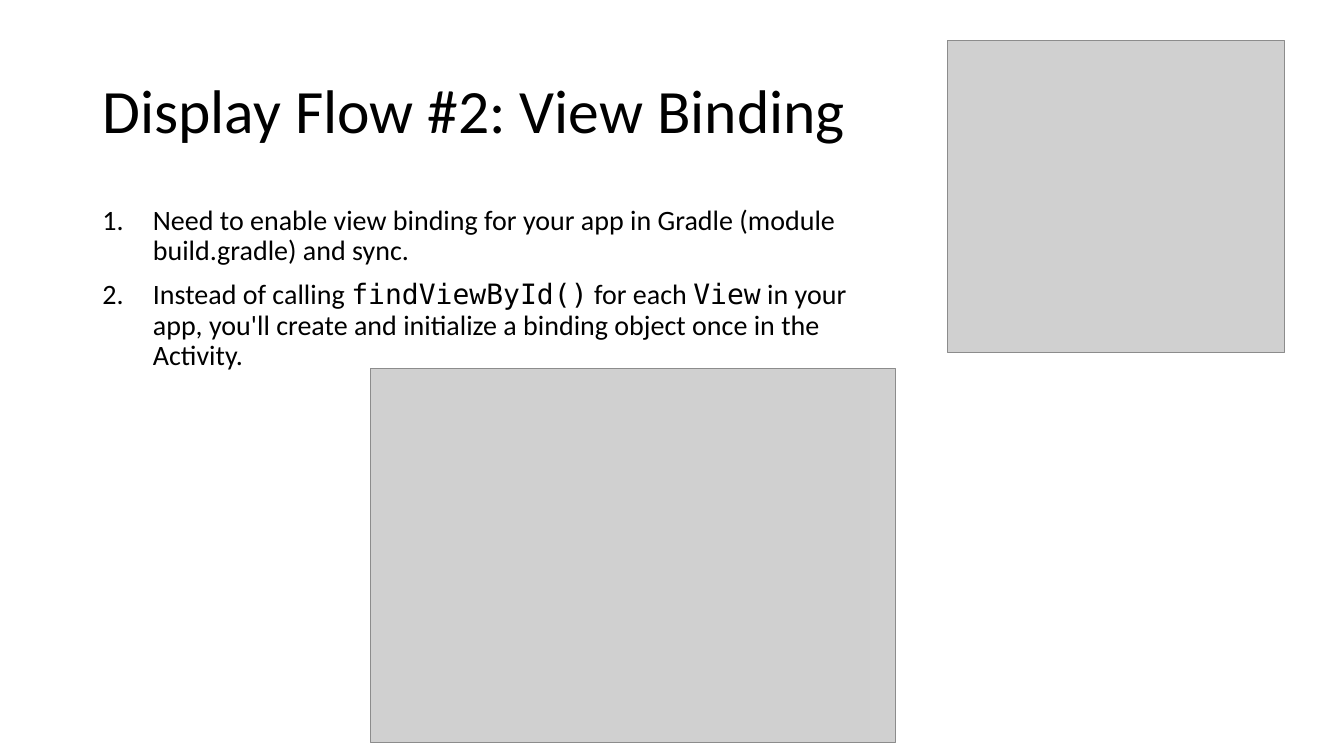
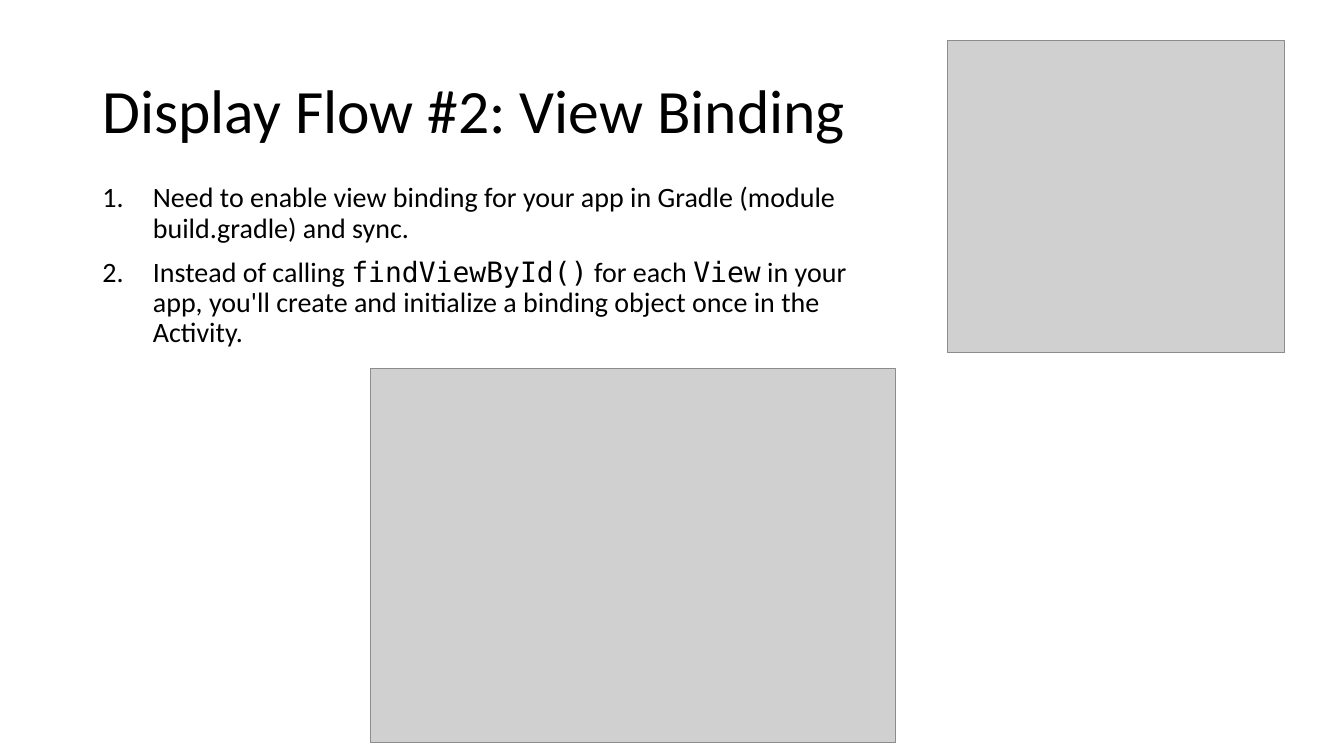
Before and after one commit to joellecorliss/Associate-Android-Developer, a slide deck: slide 47 of Android Basics in Kotlin.pptx (slide 44 before the commit). Drawn at 1344x756 pixels with LibreOffice and Linux fonts; fonts in the diff are those of the drawing; grey boxes stand for pictures. Boxes give left, top, right and bottom in pixels: in the first picture for what was removed or moved away, otherwise in the second. Text is boxed around its words. In the diff, an @@ line names an element or a change of style, - is before the commit and + after.

```diff
--- a/Android Basics in Kotlin.pptx
+++ b/Android Basics in Kotlin.pptx
@@ text "Need to enable view binding ...": place and size @@
-text "Need to enable view binding ..." at <box>153,210,847,370</box>
+text "Need to enable view binding ..." at <box>153,187,847,347</box>
```
Also in this commit, not shown: 4 other slides changed, 14 slides added, 5 other files.
